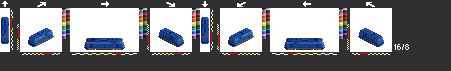
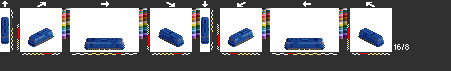
Revision of a layered 451 x 71 image; what changed, layer by layer:
painted on "mz1" over [89, 49, 320, 50]
